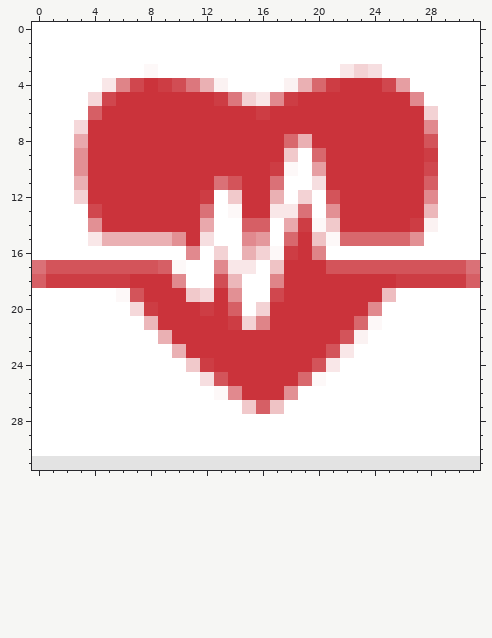
A pixel-art sprite gets an edit: src/statics/icons/favicon-32x32.png. Above: the version before the commit.
The file is 32x32 pixels. Colours within 5 levels of each other are drawn and written as one.
And afterwards:
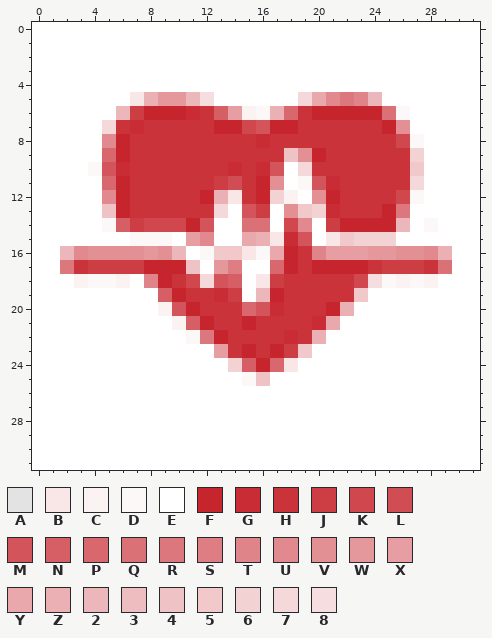
Palette (. is transparent): A #e3e3e3  B #f9e7e8  C #fbf2f2  D #fdf8f8  E #ffffff  F #c7252d  G #c92c34  H #cb333b  J #cd3d44  K #d0474e  L #d14d54  M #d3545a  N #d65f65  P #d8686d  Q #da7177  R #dc777d  S #de7e83  T #df8488  U #e1898e  V #e29094  W #e4989c  X #e69ea2  Y #e9a8ac  Z #eab0b3  2 #ecb7ba  3 #eebdc0  4 #efc3c5  5 #f1c9cb  6 #f3d2d4  7 #f5d8da  8 #f6dee0
Edits made:
@@ x 0..31 @@
  2 EEEEEEEEEEEEEEEEEEEEEEEEEEEEEEEE
- 3 EEEEEEEEDEEEEEEEEEEEEEB68EEEEEEE
- 4 EEEEEBTKHJLRZCEEEECZPJHHHKXEEEEE
- 5 EEEE7KHHHHHHHJR6BUJHHHHHHHHUEEEE
- 6 EEEENHHHHHHHHHHHJHHHHHHHHHHH6EEE
- 7 EEE7HHHHHHHHHHHHHHHHHHHHHHHHUEEE
- 8 EEEYHHHHHHHHHHHHHHPZHHHHHHHHMEEE
- 9 EEEVHHHHHHHHHHHHHH5EPHHHHHHHJEEE
-10 EEEVHHHHHHHHHHHHHJDEXHHHHHHHKEEE
-11 EEEZHHHHHHHHHQMHHQEE8HHHHHHHNEEE
-12 EEE6HHHHHHHHJE5HHZE6EMHHHHHHUEEE
-13 EEEEKHHHHHHHQEDHHBBQEVHHHHHH2EEE
-14 EEEEVHHHHHHHYEENNEYJD5HHHHHJCEEE
-15 EEEEBZZZZZVH8EEUWEPH4DPPPPPVEEEE
-16 EEEEEEEEEEEUE6EZ6DJHTEEEEEEEEEEE
-17 QMMMMMMMMNDEEUBBE4HHHMMMMMMMMMMQ
-18 NJJJJJJHHHUEEL2EETHHHHHHHHJJJJJN
-19 EEEEEEDMHHH57HVEEKHHHHHHH3EEEEEE
-20 EEEEEEE7JHHHJHNE6HHHHHHHUEEEEEEE
-21 EEEEEEEE2HHHHHJ6THHHHHHPDEEEEEEE
-22 EEEEEEEEEZHHHHHHHHHHHHMCEEEEEEEE
-23 EEEEEEEEEEZHHHHHHHHHHMBEEEEEEEEE
-24 EEEEEEEEEEE5JHHHHHHHMBEEEEEEEEEE
-25 EEEEEEEEEEEE8MHHHHHPDEEEEEEEEEEE
-26 EEEEEEEEEEEEEDUHHHVEEEEEEEEEEEEE
-27 EEEEEEEEEEEEEEE5N4EEEEEEEEEEEEEE
+ 3 EEEEEEEEEEEEEEEEEEEEEEEEEEEEEEEE
+ 4 EEEEEEEEEEEEEEEEEEEEEEEEEEEEEEEE
+ 5 EEEEEEEBZWW28EEEEEE7YURT2EEEEEEE
+ 6 EEEEEE2JFFFGHNXCDZPHFFFFFQDEEEEE
+ 7 EEEEE7HGHHHHHFFKMFFHHHHHHFVEEEEE
+ 8 EEEEEUFHHHHHHHHHGHHHHHHHHHKDEEEE
+ 9 EEEEEPFHHHHHHHHHHH4VFHHHHHH6EEEE
+10 EEEEDMGHHHHHHHGHGME7HHHHHHH5EEEE
+11 EEEEEPFHHHHHHJLHFVEDMGHHHHH7EEEE
+12 EEEEEUFHHHHHFZBHF6CEVFHHHHKDEEEE
+13 EEEEE4FHHHHHH7EMJEV56GHHHFREEEEE
+14 EEEEEDNJKKKFMEEQQEKUEJFFFF2EDEEE
+15 EEEEEEEDDDEXUEEYZBGMEB5666EEEEEE
+16 EE2UVVVVWV2ED55BDYFHTXXXWWVVUZEE
+17 EERHJJJJFFF4EWSEEPFHFFFFHJJJHQEE
+18 EEECDDCETFHK7MNEBJHHHHHK8DCDCEEE
+19 EEEEEEEEENFHHGJE2FHHHHH5EEEEEEEE
+20 EEEEEEEEECMFHHHPMGHHHFZEEEEEEEEE
+21 EEEEEEEEEECNFHHFHHHHGYEEEEEEEEEE
+22 EEEEEEEEEEEDRFHHHHGHZEEEEEEEEEEE
+23 EEEEEEEEEEEEEXHFHFJ5EEEEEEEEEEEE
+24 EEEEEEEEEEEEEE6NFPBEEEEEEEEEEEEE
+25 EEEEEEEEEEEEEEED4EEEEEEEEEEEEEEE
+26 EEEEEEEEEEEEEEEEEEEEEEEEEEEEEEEE
+27 EEEEEEEEEEEEEEEEEEEEEEEEEEEEEEEE
 28 EEEEEEEEEEEEEEEEEEEEEEEEEEEEEEEE
@@ x 0..31 @@
 30 EEEEEEEEEEEEEEEEEEEEEEEEEEEEEEEE
-31 AAAAAAAAAAAAAAAAAAAAAAAAAAAAAAAA
+31 EEEEEEEEEEEEEEEEEEEEEEEEEEEEEEEE
